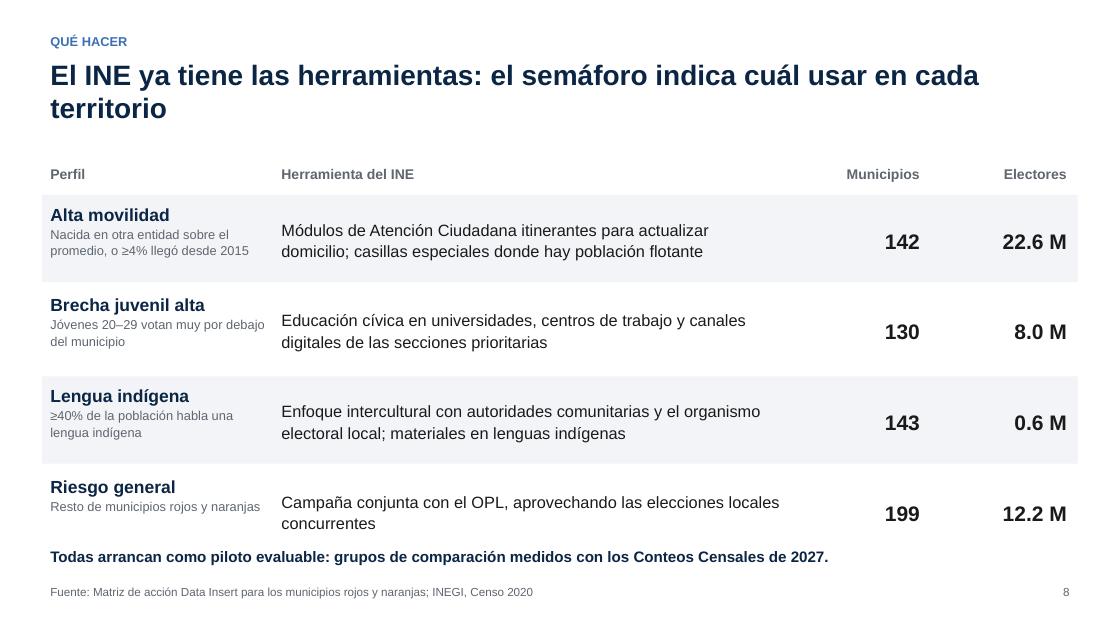
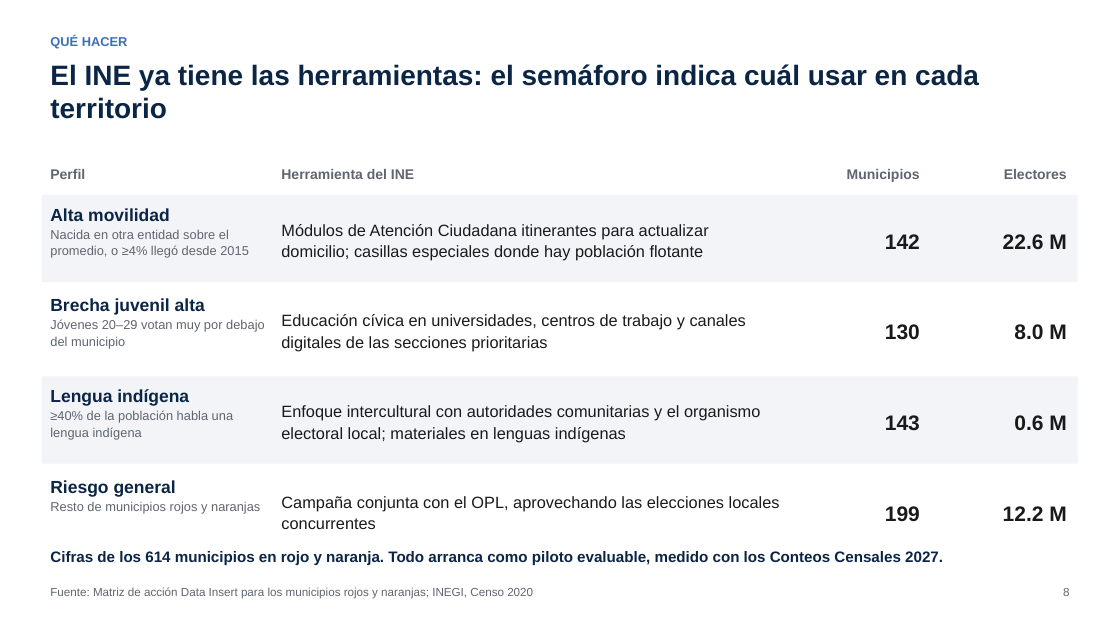
Before and after one commit to PBJulian/semaforo-abstencion-2027, a slide deck: slide 8 of entregables/Presentacion_ejecutiva_DataInsert.pptx. Drawn at 1120x630 pixels with LibreOffice and Linux fonts; fonts in the diff are those of the drawing. Boxes give left, top, right and bottom in pixels: in the first picture for what was removed or moved away, otherwise in the second. Text is boxed around its words. In the diff, an @@ line names an element or a change of style, - is before the commit and + after.

```diff
--- a/entregables/Presentacion_ejecutiva_DataInsert.pptx
+++ b/entregables/Presentacion_ejecutiva_DataInsert.pptx
@@ text at <box>50,551,943,565</box>: text changed @@
-Todas arrancan como piloto evaluable: grupos de comparación medidos con los Conteos Censales de 2027.
+Cifras de los 614 municipios en rojo y naranja. Todo arranca como piloto evaluable, medido con los Conteos Censales 2027.
```
Also in this commit, not shown: 3 other slides changed, 2 other files.
